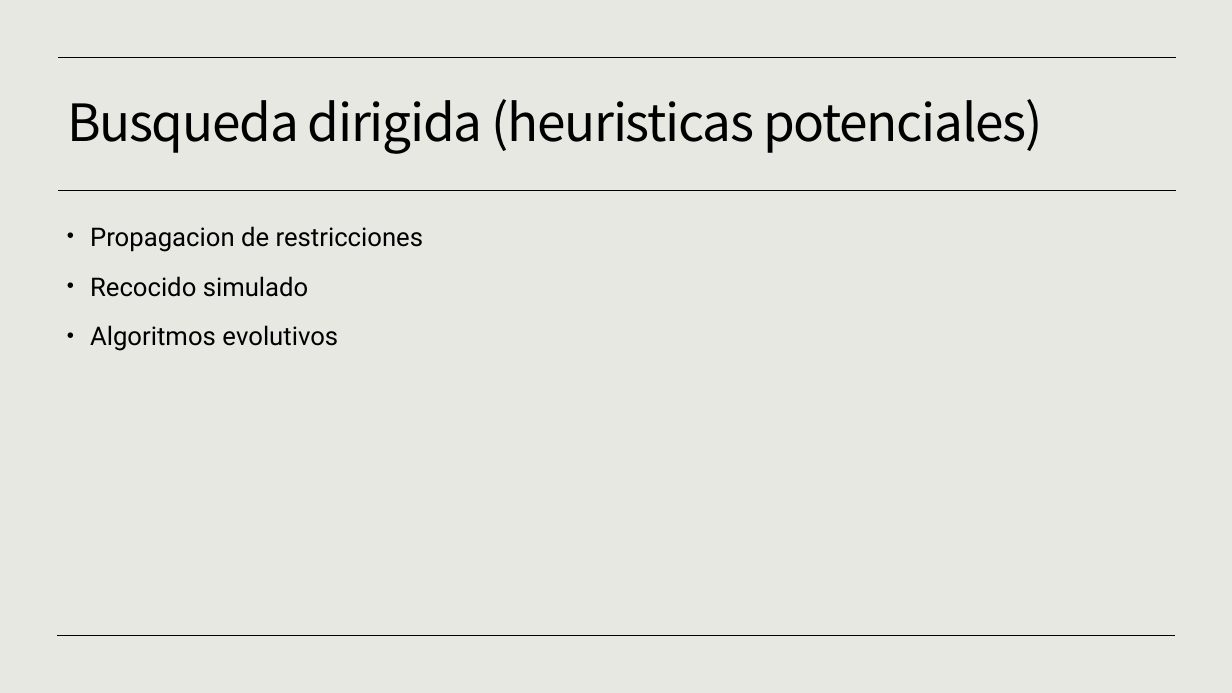
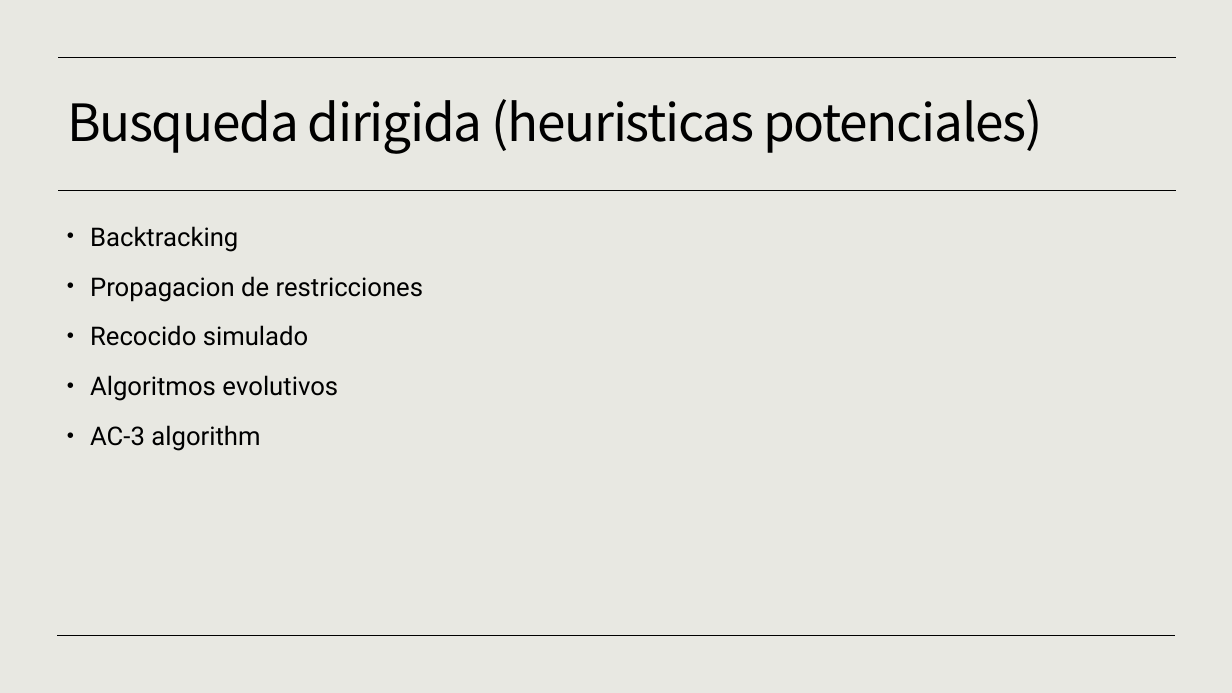
Before and after one commit to JavierCorralLizarraga/Artificial-intelligence, a slide deck: slide 7 of proyecto cripto-aritmetica/proyectocriptoaritmetica.pptx (slide 5 before the commit). Drawn at 1232x693 pixels with LibreOffice and Linux fonts; fonts in the diff are those of the drawing. Boxes give left, top, right and bottom in pixels: in the first picture for what was removed or moved away, otherwise in the second. Text is boxed around its words. In the diff, an @@ line names an element or a change of style, - is before the commit and + after.

```diff
--- a/proyecto cripto-aritmetica/proyectocriptoaritmetica.pptx
+++ b/proyecto cripto-aritmetica/proyectocriptoaritmetica.pptx
@@ text at (x1=90, y1=226, x2=238, y2=252): paragraph added @@
+• Backtracking
@@ text at (x1=90, y1=425, x2=260, y2=451): paragraph added @@
+• AC-3 algorithm
```
Also in this commit, not shown: 2 other slides changed, 3 slides added, 1 slide removed, 7 other files.
